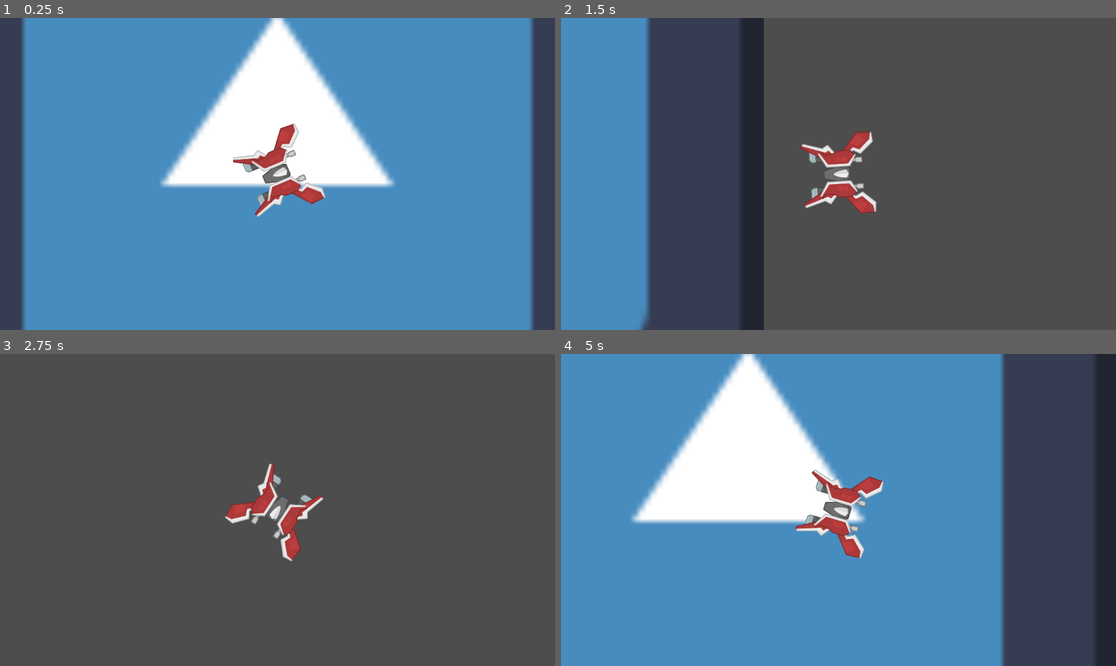
Above: before the commit, frames 1-4 (two rows, left to right).
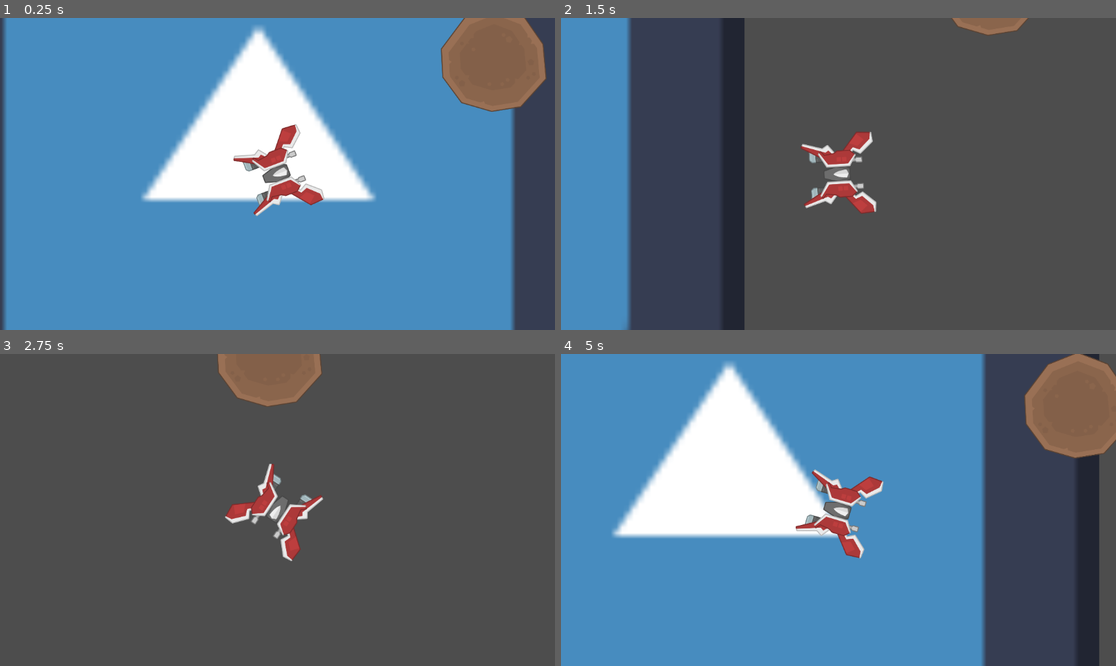
Above: after the commit, the same moments.

Repository: oskogstad/Pentasteroids2
Game: Godot game, scene res://main.tscn
Same seed, same stepped clock (60 frames per second), same inputs: the game is played once before the commit and once after it. The engine's default icon, where the game draws it, is replaced by a stand-in: a white triangle on a blue panel in a dark square.
Inputs (mouse positions are in pixels of both pictures, inside the frame that each line leads up to):
- Up to frame 1 (0.25 s): no input
- Up to frame 2 (1.5 s): move the mouse to (960, 158) at 0.52 s; hold D (move_right) 0.53-1.28 s; hold 0 0.53-1.28 s; move the mouse to (727, 189) at 1.27 s; hold S (move_backward) from 1.28 s (still down); tap 0 at 1.35 s
- Up to frame 3 (2.75 s): move the mouse to (333, 441) at 2.02 s; release S (move_backward) at 2.03 s; hold D (move_right) from 2.03 s (still down); hold 0 from 2.03 s (still down)
- Up to frame 4 (5 s): move the mouse to (810, 572) at 2.77 s; release D (move_right) at 2.78 s; release 0 at 2.78 s; hold W (move_forward) 2.78-3.53 s; tap 0 at 2.85, 4.35 s; move the mouse to (1005, 556) at 3.52 s; hold 0 3.53-4.28 s; hold A (move_left) from 3.53 s (still down); move the mouse to (672, 463) at 4.27 s

The runs differ from the first frame. In frame 1, 19% of the frame differs, in the area x 0-99%, y 0-100%; in frame 2, 11%; in frame 3, 2.5%; in frame 4, 19%, in the area x 9-100%, y 0-100%.

Commit message:
Spawn meteors, move towards player

Diff:
--- a/main.tscn
+++ b/main.tscn
@@ -1,13 +1,15 @@
-[gd_scene load_steps=4 format=3 uid="uid://bdcisqexwvepd"]
+[gd_scene load_steps=6 format=3 uid="uid://bdcisqexwvepd"]
 
 [ext_resource type="Texture2D" uid="uid://b0tgp1v3c3tvi" path="res://icon.svg" id="1_211rm"]
 [ext_resource type="Script" path="res://scripts/player.gd" id="2_7ny80"]
 [ext_resource type="Texture2D" uid="uid://drcudqk0dyfo3" path="res://sprites/spaceShip.png" id="3_3hnxg"]
+[ext_resource type="Script" path="res://scripts/meteor.gd" id="4_ng7qe"]
+[ext_resource type="Texture2D" uid="uid://cfs3h8s3ox42b" path="res://sprites/meteor_1.png" id="4_vpnb0"]
 
 [node name="Node2D" type="Node2D"]
 scale = Vector2(0.5, 0.5)
 
-[node name="Sprite2D" type="Sprite2D" parent="."]
+[node name="GodotRobot" type="Sprite2D" parent="."]
 scale = Vector2(24, 24)
 texture = ExtResource("1_211rm")
 
@@ -24,3 +26,12 @@
 polygon = PackedVector2Array(135, -146.7, 135, -145.6, 138, -143.6, 138, -138.3, 136.6, -132.5, 135.5, -132.5, 115, -64 …(1068 unchanged characters)…
 
 [node name="Camera2D" type="Camera2D" parent="Player"]
+
+[node name="Meteor" type="CharacterBody2D" parent="."]
+script = ExtResource("4_ng7qe")
+
+[node name="Sprite2D" type="Sprite2D" parent="Meteor"]
+texture = ExtResource("4_vpnb0")
+
+[node name="CollisionPolygon2D" type="CollisionPolygon2D" parent="Meteor"]
+polygon = PackedVector2Array(19, -220.8, 19, -219.4, 124, -180.4, 124, -179.2, 135, -173.2, 135, -170.5, 211, -61.6, 211, -53, 220, 36.1, 220, 88, 113.9, 206, 107.3, 206, 19.9, 221, -25, 221, -138, 187.5, -138, 185.7, -205, 96.7, -205, 94.8, -218, 78.7, -218, 64, -220, 8.5, -220, -47, -122, -177, -118.5, -177, -9, -221, 16.7, -221)
--- /dev/null
+++ b/scripts/meteor.gd
@@ -0,0 +1,51 @@
+extends CharacterBody2D
+
+var MAX_SPEED: int = 400
+var speed_x: float = 0
+var speed_y:  float = 0
+
+enum StartingEdge { Top, Bottom, Left, Right }
+
+func set_random_position():
+	var vPort = get_viewport()
+	var vPortSize = vPort.size
+
+	var startingEdge = randi() % 4
+	var camPos = vPort.get_camera_2d().get_screen_center_position()
+	print(camPos.x)
+	print(camPos.y)
+
+	match startingEdge:
+		StartingEdge.Top:
+			print("starting top")
+			global_position.y = camPos.y - vPortSize.y/2
+			global_position.x = randi_range(camPos.x - (vPortSize.x/2), camPos.x + (vPortSize.x/2))
+		StartingEdge.Bottom:
+			print("starting bottom")
+			global_position.y = camPos.y + vPortSize.y/2
+			global_position.x = randi_range(camPos.x - (vPortSize.x/2), camPos.x + (vPortSize.x/2))
+		StartingEdge.Left:
+			print("starting left")
+			global_position.y = randi_range(camPos.y - (vPortSize.y/2), camPos.y + (vPortSize.y/2))
+			global_position.x = camPos.x - vPortSize.x/2
+		StartingEdge.Right:
+			print("starting right")
+			global_position.y = randi_range(camPos.y - (vPortSize.y/2), camPos.y + (vPortSize.y/2))
+			global_position.x = camPos.x + vPortSize.x/2
+	var postring = "new pos: %s"
+	print(postring % position)
+
+func _ready():
+	set_random_position()
+	#speed_x = randf_range(-MAX_SPEED, MAX_SPEED)
+	#speed_y = randf_range(-MAX_SPEED, MAX_SPEED)
+
+func _physics_process(delta):
+	var camPos = get_viewport().get_camera_2d().get_screen_center_position()
+	velocity = position.direction_to(camPos) * MAX_SPEED
+	move_and_slide()
+
+	if (Input.is_key_pressed(KEY_0)):
+		set_random_position()
+	#position.x += speed_x
+	#position.y += speed_y
Binary file added: sprites/meteor_1.png
Not shown, added: sprites/meteor_1.png.import
Binary file added: sprites/meteor_2.png
Not shown, added: sprites/meteor_2.png.import
Binary file added: sprites/meteor_3.png
Not shown, added: sprites/meteor_3.png.import
Binary file added: sprites/meteor_4.png
Not shown, added: sprites/meteor_4.png.import
